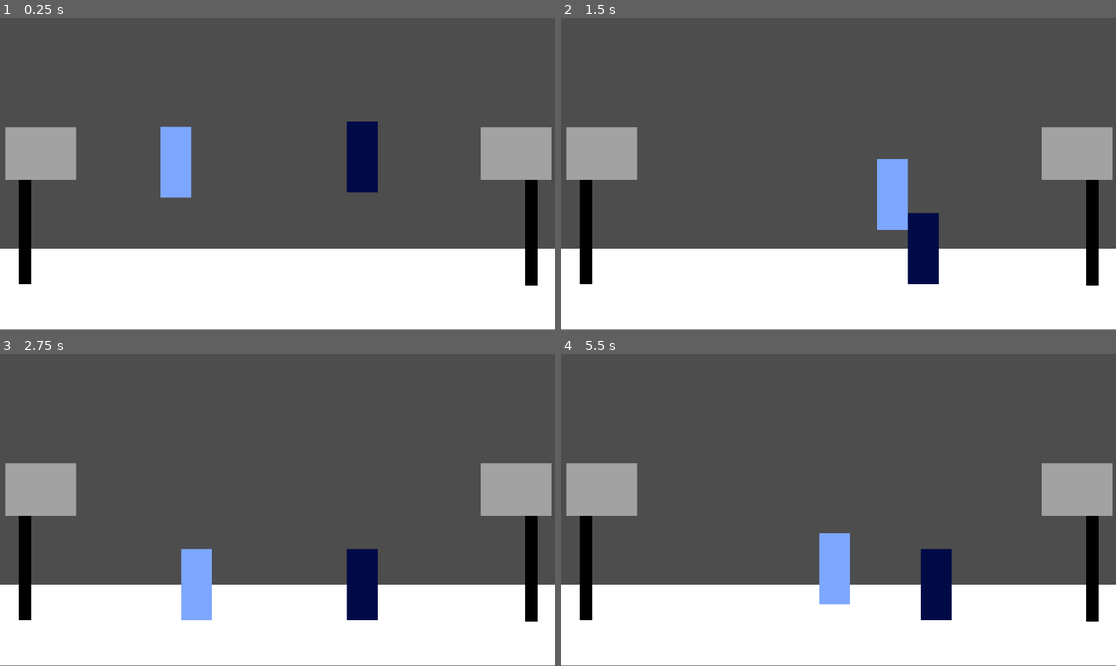
Above: before the commit, frames 1-4 (two rows, left to right).
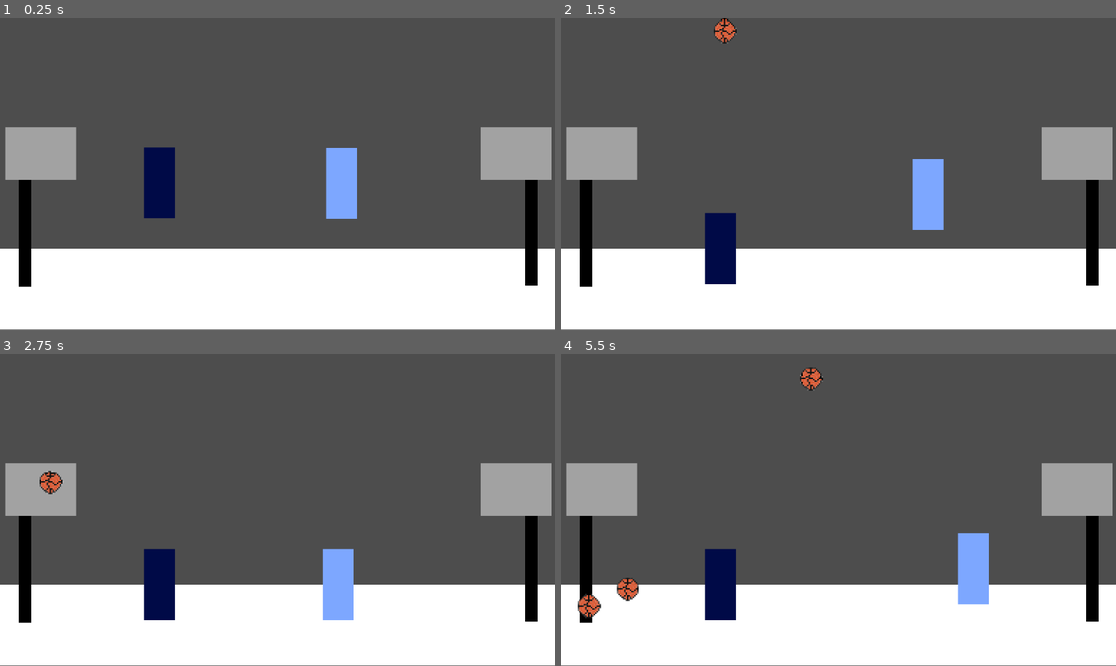
Above: after the commit, the same moments.

Repository: Yanik33/Slickball-Digital-Tech
Game: Godot game, scene res://Scenese/Main_Scene.tscn
Same seed, same stepped clock (60 frames per second), same inputs: the game is played once before the commit and once after it. The project has no main scene, so this scene is started directly.
Inputs:
- Up to frame 1 (0.25 s): no input
- Up to frame 2 (1.5 s): hold S (P1_push, bound only after the commit) 0.53-1.28 s; hold D (P1_right) from 0.53 s (still down); tap F (P1_Shoot, bound only after the commit) at 0.6 s; tap W (P1_jump) at 0.77 s; tap S (P1_push, bound only after the commit) at 1.35 s
- Up to frame 3 (2.75 s): tap W (P1_jump) at 1.52 s; tap K (P2_Shoot, bound only after the commit) at 1.55, 2.1 s; release D (P1_right) at 2.03 s; hold A (P1_left) from 2.03 s (still down); hold Down (P2_push, bound only after the commit) from 2.03 s (still down)
- Up to frame 4 (5.5 s): release A (P1_left) at 2.78 s; release Down (P2_push, bound only after the commit) at 2.78 s; hold D (P1_right) 2.78-4.28 s; tap Down (P2_push, bound only after the commit) at 2.85 s; tap W (P1_jump) at 3.02, 3.77, 4.52 s; tap F (P1_Shoot, bound only after the commit) at 3.05, 5.1 s; hold S (P1_push, bound only after the commit) 3.53-4.28 s; tap Left (P2_left) at 3.6 s; hold A (P1_left) 4.28-5.03 s; tap Right (P2_right) at 4.35 s; tap K (P2_Shoot, bound only after the commit) at 4.55 s; hold D (P1_right) from 5.03 s (still down); hold Down (P2_push, bound only after the commit) from 5.03 s (still down)

The runs differ from the first frame. In frame 1, 4.5% of the frame differs, in the area x 3-69%, y 33-87%; in frame 2, 5.1%; in frame 3, 5.1%; in frame 4, 5.8%, in the area x 3-78%, y 4-87%.
Error after the commit: Cannot call method 'instantiate' on a null value. (res://Scripts/Player2.gd:47)

Commit message:
Shooting

Diff:
--- a/Slickball/Animation Scenes/Basketball_bounce.tscn
+++ b/Slickball/Animation Scenes/Basketball_bounce.tscn
@@ -70,5 +70,4 @@
 [node name="AnimatedSprite2D" type="AnimatedSprite2D" parent="."]
 position = Vector2(44, -14)
 sprite_frames = SubResource("SpriteFrames_01w7h")
-frame = 11
-frame_progress = 0.149199
+frame_progress = 0.534839
--- /dev/null
+++ b/Slickball/Scenese/Basketball.tscn
@@ -0,0 +1,92 @@
+[gd_scene load_steps=19 format=3 uid="uid://pmixrqejxfox"]
+
+[ext_resource type="Script" path="res://Scripts/Basketball.gd" id="1_a681w"]
+[ext_resource type="Texture2D" uid="uid://jq871bqeiv7e" path="res://assets/Basketball bounce0003.png" id="1_sbd5t"]
+[ext_resource type="Texture2D" uid="uid://cas6er2u6vqn1" path="res://assets/Basketball bounce0000.png" id="2_2712x"]
+[ext_resource type="Texture2D" uid="uid://d2167vemuadj8" path="res://assets/Basketball bounce0001.png" id="3_0885s"]
+[ext_resource type="Texture2D" uid="uid://cohqqi2tu6l1l" path="res://assets/Basketball bounce0002.png" id="4_mawxx"]
+[ext_resource type="Texture2D" uid="uid://8tvtujhrl7no" path="res://assets/Basketball bounce0004.png" id="5_24gv3"]
+[ext_resource type="Texture2D" uid="uid://d2j7yvad7aicm" path="res://assets/Basketball bounce0005.png" id="6_qmo0c"]
+[ext_resource type="Texture2D" uid="uid://c04pn3reqo5em" path="res://assets/Basketball bounce0006.png" id="7_08sna"]
+[ext_resource type="Texture2D" uid="uid://csdj5rajy041m" path="res://assets/Basketball bounce0007.png" id="8_mmqvc"]
+[ext_resource type="Texture2D" uid="uid://dt1pw46ucjv86" path="res://assets/Basketball bounce0008.png" id="9_efx7k"]
+[ext_resource type="Texture2D" uid="uid://0kmhkigqfs5u" path="res://assets/Basketball bounce0009.png" id="10_enpxb"]
+[ext_resource type="Texture2D" uid="uid://cp4cfsigqc7d2" path="res://assets/Basketball bounce0010.png" id="11_y2cqa"]
+[ext_resource type="Texture2D" uid="uid://bxm0kvl1ry213" path="res://assets/Basketball bounce0011.png" id="12_vu66a"]
+[ext_resource type="Texture2D" uid="uid://b117woi44ofhn" path="res://assets/Basketball bounce0012.png" id="13_64gos"]
+[ext_resource type="Texture2D" uid="uid://qvmf3r46hfug" path="res://assets/Basketball bounce0013.png" id="14_1nbsm"]
+[ext_resource type="Texture2D" uid="uid://5wyeduqdnimf" path="res://assets/Basketball normal.png" id="16_hhvmh"]
+
+[sub_resource type="CircleShape2D" id="CircleShape2D_rtof8"]
+
+[sub_resource type="SpriteFrames" id="SpriteFrames_n73kd"]
+animations = [{
+"frames": [{
+"duration": 1.0,
+"texture": ExtResource("2_2712x")
+}, {
+"duration": 1.0,
+"texture": ExtResource("3_0885s")
+}, {
+"duration": 1.0,
+"texture": ExtResource("4_mawxx")
+}, {
+"duration": 1.0,
+"texture": ExtResource("1_sbd5t")
+}, {
+"duration": 1.0,
+"texture": ExtResource("5_24gv3")
+}, {
+"duration": 1.0,
+"texture": ExtResource("6_qmo0c")
+}, {
+"duration": 1.0,
+"texture": ExtResource("7_08sna")
+}, {
+"duration": 1.0,
+"texture": ExtResource("8_mmqvc")
+}, {
+"duration": 1.0,
+"texture": ExtResource("9_efx7k")
+}, {
+"duration": 1.0,
+"texture": ExtResource("10_enpxb")
+}, {
+"duration": 1.0,
+"texture": ExtResource("11_y2cqa")
+}, {
+"duration": 1.0,
+"texture": ExtResource("12_vu66a")
+}, {
+"duration": 1.0,
+"texture": ExtResource("13_64gos")
+}, {
+"duration": 1.0,
+"texture": ExtResource("14_1nbsm")
+}],
+"loop": true,
+"name": &"bounce",
+"speed": 10.0
+}, {
+"frames": [{
+"duration": 1.0,
+"texture": ExtResource("16_hhvmh")
+}],
+"loop": true,
+"name": &"normal",
+"speed": 5.0
+}]
+
+[node name="RigidBody2D" type="RigidBody2D"]
+scale = Vector2(2, 2)
+script = ExtResource("1_a681w")
+
+[node name="CollisionShape2D" type="CollisionShape2D" parent="."]
+shape = SubResource("CircleShape2D_rtof8")
+
+[node name="AnimatedSprite2D" type="AnimatedSprite2D" parent="."]
+position = Vector2(7.5, -54.5)
+scale = Vector2(3, 3)
+sprite_frames = SubResource("SpriteFrames_n73kd")
+animation = &"bounce"
+autoplay = "bounce"
--- a/Slickball/Scenese/Court.tscn
+++ b/Slickball/Scenese/Court.tscn
@@ -9,11 +9,14 @@
 [sub_resource type="RectangleShape2D" id="RectangleShape2D_6a813"]
 size = Vector2(43, 649)
 
-[sub_resource type="RectangleShape2D" id="RectangleShape2D_p8rai"]
-size = Vector2(25.5, 223)
+[sub_resource type="RectangleShape2D" id="RectangleShape2D_mn32g"]
+size = Vector2(11, 2)
 
-[sub_resource type="RectangleShape2D" id="RectangleShape2D_mn32g"]
-size = Vector2(5.5, 16)
+[sub_resource type="RectangleShape2D" id="RectangleShape2D_ixvqu"]
+size = Vector2(26, 109)
+
+[sub_resource type="RectangleShape2D" id="RectangleShape2D_4jhxr"]
+size = Vector2(26, 109)
 
 [node name="StaticBody2D" type="StaticBody2D"]
 
@@ -27,22 +30,18 @@
 offset_bottom = 664.0
 
 [node name="CollisionShape2D2" type="CollisionShape2D" parent="."]
-position = Vector2(-21, 324.5)
+position = Vector2(-22, 323)
 shape = SubResource("RectangleShape2D_46jtv")
 
 [node name="CollisionShape2D3" type="CollisionShape2D" parent="."]
 position = Vector2(1173.5, 323.5)
 shape = SubResource("RectangleShape2D_6a813")
 
-[node name="CollisionShape2D4" type="CollisionShape2D" parent="."]
-position = Vector2(52, 458)
-shape = SubResource("RectangleShape2D_p8rai")
-
 [node name="ColorRect2" type="ColorRect" parent="."]
 offset_left = 39.0
-offset_top = 347.0
+offset_top = 352.0
 offset_right = 65.0
-offset_bottom = 570.0
+offset_bottom = 575.0
 color = Color(0, 0, 0, 1)
 
 [node name="ColorRect3" type="ColorRect" parent="."]
@@ -52,10 +51,6 @@
 offset_bottom = 352.0
 scale = Vector2(0.985751, 1.00532)
 color = Color(0.635294, 0.635294, 0.635294, 1)
-
-[node name="CollisionShape2D5" type="CollisionShape2D" parent="."]
-position = Vector2(1103, 462)
-shape = SubResource("RectangleShape2D_p8rai")
 
 [node name="ColorRect4" type="ColorRect" parent="."]
 offset_left = 1090.0
@@ -73,17 +68,25 @@
 color = Color(0.635294, 0.635294, 0.635294, 1)
 
 [node name="CollisionShape2D6" type="CollisionShape2D" parent="."]
-position = Vector2(87, 308)
+position = Vector2(83.875, 308)
 shape = SubResource("RectangleShape2D_mn32g")
 
 [node name="CollisionShape2D7" type="CollisionShape2D" parent="."]
-position = Vector2(122, 308)
+position = Vector2(126, 308)
 shape = SubResource("RectangleShape2D_mn32g")
 
 [node name="CollisionShape2D8" type="CollisionShape2D" parent="."]
-position = Vector2(1019, 305)
+position = Vector2(1013, 305)
 shape = SubResource("RectangleShape2D_mn32g")
 
 [node name="CollisionShape2D9" type="CollisionShape2D" parent="."]
 position = Vector2(1054, 305)
 shape = SubResource("RectangleShape2D_mn32g")
+
+[node name="CollisionShape2D10" type="CollisionShape2D" parent="."]
+position = Vector2(39, 298)
+shape = SubResource("RectangleShape2D_ixvqu")
+
+[node name="CollisionShape2D11" type="CollisionShape2D" parent="."]
+position = Vector2(1117, 298)
+shape = SubResource("RectangleShape2D_4jhxr")
--- a/Slickball/Scenese/Main_Scene.tscn
+++ b/Slickball/Scenese/Main_Scene.tscn
@@ -8,9 +8,18 @@
 
 [node name="StaticBody2D" parent="." instance=ExtResource("1_26mub")]
 position = Vector2(0, -17)
+collision_layer = 3
 
 [node name="CharacterBody2D" parent="." instance=ExtResource("2_1fte8")]
-position = Vector2(343, 330)
+position = Vector2(686, 374)
 
 [node name="CharacterBody2D2" parent="." instance=ExtResource("3_7qnyb")]
-position = Vector2(730, 319)
+position = Vector2(309, 373)
+collision_layer = 2
+collision_mask = 2
+
+[node name="P1_Hoop" type="Node2D" parent="."]
+position = Vector2(36, 288)
+
+[node name="P2_Hoop" type="Node2D" parent="."]
+position = Vector2(1120, 284)
--- a/Slickball/Scenese/Player1.tscn
+++ b/Slickball/Scenese/Player1.tscn
@@ -1,22 +1,27 @@
-[gd_scene load_steps=3 format=3 uid="uid://ctpoq8w0716x6"]
+[gd_scene load_steps=4 format=3 uid="uid://ctpoq8w0716x6"]
 
 [ext_resource type="Script" path="res://Scripts/Player1.gd" id="1_4oyr1"]
+[ext_resource type="PackedScene" uid="uid://pmixrqejxfox" path="res://Scenese/Basketball.tscn" id="2_veftn"]
 
 [sub_resource type="RectangleShape2D" id="RectangleShape2D_a52hj"]
 size = Vector2(64, 147.5)
 
 [node name="CharacterBody2D" type="CharacterBody2D"]
 script = ExtResource("1_4oyr1")
+ball_scene = ExtResource("2_veftn")
 
 [node name="CollisionShape2D" type="CollisionShape2D" parent="."]
 position = Vector2(22, -63.25)
 shape = SubResource("RectangleShape2D_a52hj")
 
 [node name="ColorRect" type="ColorRect" parent="."]
-offset_left = -10.0
+offset_left = -9.0
 offset_top = -137.0
-offset_right = 10.0
+offset_right = 11.0
 offset_bottom = -117.0
 scale = Vector2(3.20196, 7.37295)
 color = Color(0.490196, 0.654902, 1, 1)
 metadata/_edit_use_anchors_ = true
+
+[node name="shoot_point" type="Node2D" parent="."]
+position = Vector2(-50, -101)
--- a/Slickball/Scenese/Player2.tscn
+++ b/Slickball/Scenese/Player2.tscn
@@ -20,3 +20,6 @@
 scale = Vector2(3.20196, 7.37295)
 color = Color(0, 0.0392157, 0.278431, 1)
 metadata/_edit_use_anchors_ = true
+
+[node name="shoot_point2" type="Node2D" parent="."]
+position = Vector2(82, -100)
--- /dev/null
+++ b/Slickball/Scripts/Basketball.gd
@@ -0,0 +1,16 @@
+extends RigidBody2D
+
+
+# Called when the node enters the scene tree for the first time.
+func _ready():
+	pass # Replace with function body.
+
+
+# Called every frame. 'delta' is the elapsed time since the previous frame.
+func _process(delta):
+	#if $RayCast2D.is_colliding():
+		#$AnimatedSprite2D.play("bounce")
+	#else:
+		#$AnimatedSprite2D.play("normal")
+
+	rotation = clamp(0,0,0)
--- a/Slickball/Scripts/Player1.gd
+++ b/Slickball/Scripts/Player1.gd
@@ -1,8 +1,15 @@
 extends CharacterBody2D
 
+@export var ball_scene : PackedScene
+
+var hoop_vector
+var intital_horizontal_velocity
+var shot_verticle = 900
 
 const SPEED = 400
 const JUMP_VELOCITY = -500
+
+@onready var hoop = get_node("/root/Node2D/P1_Hoop")
 
 # Get the gravity from the project settings to be synced with RigidBody nodes.
 var gravity = ProjectSettings.get_setting("physics/2d/default_gravity")
@@ -20,9 +27,25 @@
 	# Get the input direction and handle the movement/deceleration.
 	# As good practice, you should replace UI actions with custom gameplay actions.
 	var direction = Input.get_axis("P1_left", "P1_right")
-	if direction:
+	if direction and not Input.is_action_pressed('P1_push'):
 		velocity.x = direction * SPEED
 	else:
 		velocity.x = move_toward(velocity.x, 0, SPEED)
 
+	if Input.is_action_just_pressed("P1_Shoot"):
+		_shoot()
+
+	hoop_vector = $shoot_point.global_position - get_node("/root/Node2D/P1_Hoop").global_position
+
+	var discriminant = shot_verticle**2 - 2 * gravity * hoop_vector.y;
+	intital_horizontal_velocity = -hoop_vector.x / ((-shot_verticle - (discriminant**0.5))/-gravity)
+
 	move_and_slide()
+
+
+func _shoot():
+	var ball = ball_scene.instantiate()
+	ball.global_position = $shoot_point.global_position
+	ball.linear_velocity.y = -shot_verticle
+	ball.linear_velocity.x = intital_horizontal_velocity
+	add_sibling(ball)
--- a/Slickball/Scripts/Player2.gd
+++ b/Slickball/Scripts/Player2.gd
@@ -1,8 +1,15 @@
 extends CharacterBody2D
 
+@export var ball_scene : PackedScene
+
+var hoop_vector
+var intital_horizontal_velocity
+var shot_verticle = 900
 
 const SPEED = 400
 const JUMP_VELOCITY = -500
+
+@onready var hoop = get_node("/root/Node2D/P2_Hoop")
 
 # Get the gravity from the project settings to be synced with RigidBody nodes.
 var gravity = ProjectSettings.get_setting("physics/2d/default_gravity")
@@ -20,9 +27,25 @@
 	# Get the input direction and handle the movement/deceleration.
 	# As good practice, you should replace UI actions with custom gameplay actions.
 	var direction = Input.get_axis("P2_left", "P2_right")
-	if direction:
+	if direction and not Input.is_action_pressed('P2_push'):
 		velocity.x = direction * SPEED
 	else:
 		velocity.x = move_toward(velocity.x, 0, SPEED)
 
+	if Input.is_action_just_pressed("P2_Shoot"):
+		_shoot()
+
+	hoop_vector = $shoot_point2.global_position - get_node("/root/Node2D/P2_Hoop").global_position
+
+	var discriminant = shot_verticle**2 - 2 * gravity * hoop_vector.y;
+	intital_horizontal_velocity = -hoop_vector.x / ((-shot_verticle - (discriminant**0.5))/-gravity)
+
 	move_and_slide()
+
+
+func _shoot():
+	var ball = ball_scene.instantiate()
+	ball.global_position = $shoot_point2.global_position
+	ball.linear_velocity.y = -shot_verticle
+	ball.linear_velocity.x = intital_horizontal_velocity
+	add_sibling(ball)
--- a/Slickball/project.godot
+++ b/Slickball/project.godot
@@ -46,6 +46,36 @@
 "events": [Object(InputEventKey,"resource_local_to_scene":false,"resource_name":"","device":-1,"window_id":0,"alt_press …(182 unchanged characters)…
 ]
 }
+P1_push={
+"deadzone": 0.5,
+"events": [Object(InputEventKey,"resource_local_to_scene":false,"resource_name":"","device":-1,"window_id":0,"alt_pressed":false,"shift_pressed":false,"ctrl_pressed":false,"meta_pressed":false,"pressed":false,"keycode":0,"physical_keycode":83,"key_label":0,"unicode":115,"echo":false,"script":null)
+]
+}
+P2_push={
+"deadzone": 0.5,
+"events": [Object(InputEventKey,"resource_local_to_scene":false,"resource_name":"","device":-1,"window_id":0,"alt_pressed":false,"shift_pressed":false,"ctrl_pressed":false,"meta_pressed":false,"pressed":false,"keycode":0,"physical_keycode":4194322,"key_label":0,"unicode":0,"echo":false,"script":null)
+]
+}
+P1_Shoot={
+"deadzone": 0.5,
+"events": [Object(InputEventKey,"resource_local_to_scene":false,"resource_name":"","device":-1,"window_id":0,"alt_pressed":false,"shift_pressed":false,"ctrl_pressed":false,"meta_pressed":false,"pressed":false,"keycode":0,"physical_keycode":70,"key_label":0,"unicode":102,"echo":false,"script":null)
+]
+}
+P1_Steal={
+"deadzone": 0.5,
+"events": [Object(InputEventKey,"resource_local_to_scene":false,"resource_name":"","device":-1,"window_id":0,"alt_pressed":false,"shift_pressed":false,"ctrl_pressed":false,"meta_pressed":false,"pressed":false,"keycode":0,"physical_keycode":71,"key_label":0,"unicode":103,"echo":false,"script":null)
+]
+}
+P2_Shoot={
+"deadzone": 0.5,
+"events": [Object(InputEventKey,"resource_local_to_scene":false,"resource_name":"","device":-1,"window_id":0,"alt_pressed":false,"shift_pressed":false,"ctrl_pressed":false,"meta_pressed":false,"pressed":false,"keycode":0,"physical_keycode":75,"key_label":0,"unicode":107,"echo":false,"script":null)
+]
+}
+P2_Steal={
+"deadzone": 0.5,
+"events": [Object(InputEventKey,"resource_local_to_scene":false,"resource_name":"","device":-1,"window_id":0,"alt_pressed":false,"shift_pressed":false,"ctrl_pressed":false,"meta_pressed":false,"pressed":false,"keycode":0,"physical_keycode":76,"key_label":0,"unicode":108,"echo":false,"script":null)
+]
+}
 
 [rendering]
 
Not shown: 1 places in Slickball/Scenese/Court.tscn that only renumber resources
Binary file added: Slickball/assets/Basketball normal.png
Not shown, added: Slickball/assets/Basketball normal.png.import
